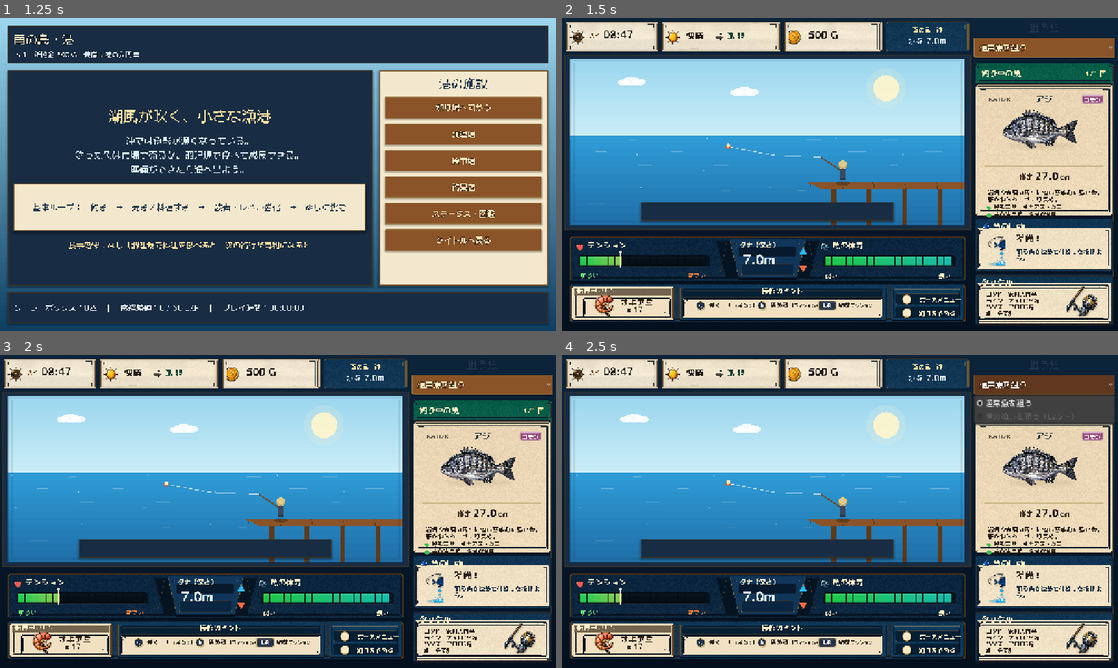
Above: before the commit, frames 1-4 (two rows, left to right).
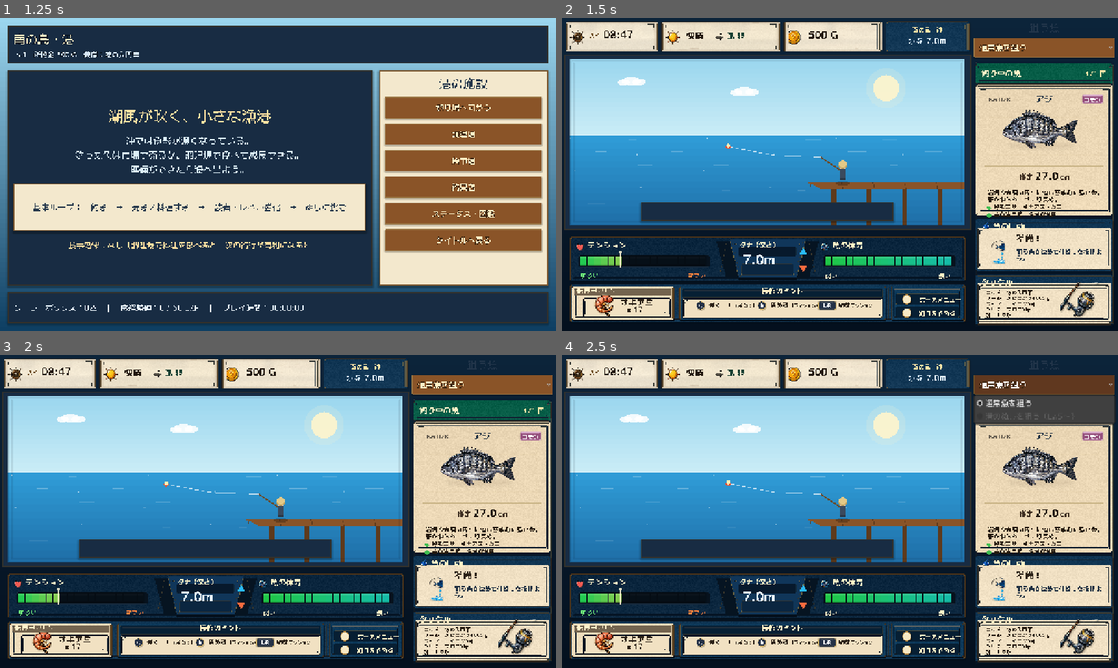
Above: after the commit, the same moments.

Repository: RYUKOU-OKUMURA/tsuri_quest_umi_mvp
Game: Godot game, scene res://scenes/main.tscn
The game is run twice, just before and just after one commit, with the same random seed, the same clock (stepped at 60 frames per second) and the same inputs.
Inputs:
- Up to frame 1 (1.25 s): click "ゲームを始める" at 0.5 s
- Up to frame 2 (1.5 s): click "釣り場へ向かう" at 1.25 s
- Up to frame 3 (2 s): no input
- Up to frame 4 (2.5 s): click "通常魚を狙う" at 2 s

Frame 1 is identical in both runs. In frame 2, 1.0% of the frame differs, in the area x 74-99%, y 65-98%; in frame 3, 1.0%; in frame 4, 1.0%.

Commit message:
Polish underwater fight sidebar cards

Diff:
--- a/src/ui/components/fight_sidebar.gd
+++ b/src/ui/components/fight_sidebar.gd
@@ -13,7 +13,6 @@
 const FISH_FRAME_COUNT := 4
 const ICON_ACTION := 7
 const ICON_TACKLE := 8
-const ACTION_CARD_ICON_SRC := Rect2(51.0, 13.0, 80.0, 132.0)
 
 var simulator: FishingSimulator
 var fish_data: Dictionary = {}
@@ -198,13 +197,14 @@
 	var has_tackle_icon := _tackle_card_icon != null or _icons != null
 	var icon_reserved_width := 12.0
 	if has_tackle_icon:
-		icon_reserved_width = 108.0 if _sidebar_frame != null else 66.0
-	var text_offset := Vector2(15.0, 17.0) if _sidebar_frame != null else Vector2(12.0, 14.0)
+		icon_reserved_width = 128.0 if _sidebar_frame != null else 66.0
+	var text_offset := Vector2(15.0, 14.0) if _sidebar_frame != null else Vector2(12.0, 14.0)
 	var text_width := body.size.x - icon_reserved_width - text_offset.x
 	var lines: Array[String] = []
 	if _sidebar_frame != null:
 		lines = [
 			"ロッド：%s" % rod_name,
+			"リール：スピニング4000番",
 			"ライン：ナイロン3号",
 			"ハリス：フロロ2号",
 			"針：チヌ針",
@@ -214,14 +214,14 @@
 			"ロッド：%s" % rod_name,
 			"糸3号・チヌ針",
 		]
-	var tackle_font_size := 13 if _sidebar_frame != null else 12
-	var tackle_line_gap := 15.0 if _sidebar_frame != null else 16.0
+	var tackle_font_size := 12 if _sidebar_frame != null else 12
+	var tackle_line_gap := 13.0 if _sidebar_frame != null else 16.0
 	var tackle_font := get_theme_default_font() if _sidebar_frame != null else font
 	var tackle_text_color := Color("#24190f") if _sidebar_frame != null else Palette.TEXT_DARK
 	for i in range(lines.size()):
 		_draw_wrapped(tackle_font, lines[i], body.position + text_offset + Vector2(0.0, float(i) * tackle_line_gap), text_width, tackle_font_size, tackle_text_color, 1, tackle_font_size + 2.0)
 	if _tackle_card_icon != null or _icons != null:
-		var icon_rect := Rect2(body.end - Vector2(112.0, 88.0), Vector2(106.0, 82.0)) if _sidebar_frame != null else Rect2(body.end - Vector2(50.0, 50.0), Vector2(40.0, 40.0))
+		var icon_rect := Rect2(body.end - Vector2(134.0, 98.0), Vector2(130.0, 94.0)) if _sidebar_frame != null else Rect2(body.end - Vector2(50.0, 50.0), Vector2(40.0, 40.0))
 		_draw_tackle_icon(icon_rect)
 	else:
 		_draw_simple_rod(body.position + Vector2(body.size.x - 62.0, body.size.y - 24.0))
@@ -391,7 +391,7 @@
 
 func _draw_action_icon(center: Vector2, size_value: float = 58.0) -> void:
 	if _action_card_icon != null:
-		_draw_texture_region_centered(_action_card_icon, ACTION_CARD_ICON_SRC, center, Vector2(size_value, size_value))
+		_draw_texture_centered(_action_card_icon, center, Vector2(size_value, size_value))
 		return
 	if _icons != null:
 		_draw_sheet_icon(ICON_ACTION, Rect2(center - Vector2(size_value, size_value) * 0.5, Vector2(size_value, size_value)))
--- a/src/ui/components/underwater_view.gd
+++ b/src/ui/components/underwater_view.gd
@@ -8,6 +8,7 @@
 const SHOWCASE_FG_AMBIENCE_PATH := "res://assets/showcase/underwater/underwater_foreground_ambience.png"
 const SHOWCASE_FISH_SHEET_PATH := "res://assets/showcase/underwater/kurodai_showcase_sheet.png"
 const SHOWCASE_HIT_BURST_PATH := "res://assets/showcase/underwater/hit_burst.png"
+const SHOWCASE_HIT_BADGE_FULL_PATH := "res://assets/showcase/underwater/hit_badge_full.png"
 const SHOWCASE_LURE_PATH := "res://assets/showcase/underwater/fight_lure.png"
 const SHOWCASE_FISH_FRAME_COUNT := 4
 const SHOWCASE_FISH_CENTER_OFFSET := Vector2(-0.082, -0.018)
@@ -27,6 +28,7 @@
 var _showcase_fg_ambience: Texture2D
 var _showcase_fish_sheet: Texture2D
 var _showcase_hit_burst: Texture2D
+var _showcase_hit_badge_full: Texture2D
 var _showcase_lure: Texture2D
 
 
@@ -93,6 +95,7 @@
 	_showcase_fg_ambience = _load_texture_if_exists(SHOWCASE_FG_AMBIENCE_PATH)
 	_showcase_fish_sheet = _load_texture_if_exists(SHOWCASE_FISH_SHEET_PATH)
 	_showcase_hit_burst = _load_texture_if_exists(SHOWCASE_HIT_BURST_PATH)
+	_showcase_hit_badge_full = _load_texture_if_exists(SHOWCASE_HIT_BADGE_FULL_PATH)
 	_showcase_lure = _load_texture_if_exists(SHOWCASE_LURE_PATH)
 
 
@@ -590,6 +593,13 @@
 		return
 	var alpha := clampf(_fish_flash, 0.0, 1.0)
 	var burst_center := size * HIT_BURST_CENTER_RATIO
+	if _showcase_hit_badge_full != null:
+		var badge_size := _showcase_hit_badge_full.get_size()
+		var badge_scale := clampf(size.x / 1320.0, 0.47, 0.56)
+		var badge_draw_size := badge_size * badge_scale
+		var badge_rect := Rect2(burst_center - badge_draw_size * 0.5, badge_draw_size)
+		draw_texture_rect(_showcase_hit_badge_full, badge_rect, false, Color(1.0, 1.0, 1.0, alpha))
+		return
 	if _showcase_hit_burst != null:
 		var tex_size := _showcase_hit_burst.get_size()
 		var scale := clampf(size.x / 1320.0, 0.47, 0.56)
@@ -598,11 +608,11 @@
 		draw_texture_rect(_showcase_hit_burst, draw_rect, false, Color(1.0, 1.0, 1.0, alpha))
 	var font := FightFontsScript.bold(get_theme_default_font())
 	var text := "ヒット！"
-	var font_size := int(clampf(size.y * 0.118, 40.0, 56.0))
+	var font_size := int(clampf(size.y * 0.108, 38.0, 52.0))
 	var text_width := font.get_string_size(text, HORIZONTAL_ALIGNMENT_CENTER, -1, font_size).x
 	var pos := burst_center + Vector2(-text_width * 0.5, font_size * 0.10)
-	draw_string_outline(font, pos + Vector2(3.0, 4.0), text, HORIZONTAL_ALIGNMENT_LEFT, -1, font_size, 6, Color(0.0, 0.0, 0.0, 0.42))
-	draw_string_outline(font, pos, text, HORIZONTAL_ALIGNMENT_LEFT, -1, font_size, 6, Color("#6a2b08"))
+	draw_string_outline(font, pos + Vector2(2.5, 3.5), text, HORIZONTAL_ALIGNMENT_LEFT, -1, font_size, 5, Color(0.0, 0.0, 0.0, 0.38))
+	draw_string_outline(font, pos, text, HORIZONTAL_ALIGNMENT_LEFT, -1, font_size, 5, Color("#6a2b08"))
 	draw_string(font, pos, text, HORIZONTAL_ALIGNMENT_LEFT, -1, font_size, Color("#ffe36e"))
 
 
Binary file added: assets/showcase/underwater/hit_badge_full.png
Not shown, added: assets/showcase/underwater/hit_badge_full.png.import
Binary file changed: assets/showcase/underwater/kurodai_card_portrait.png
Binary file changed: assets/showcase/underwater/kurodai_showcase_sheet.png
Binary file changed: assets/showcase/underwater/sidebar_frame.png
Not shown, changed: design-qa.md
Not shown, changed: docs/11_underwater_fight_showcase.md
Not shown, changed: tools/build_fight_full_static_compare.py
Not shown, changed: tools/build_fight_sidebar_static_compare.py
Not shown, changed: tools/generate_underwater_ui_frame_assets.py
Not shown, changed: tools/process_underwater_fish_assets.py
